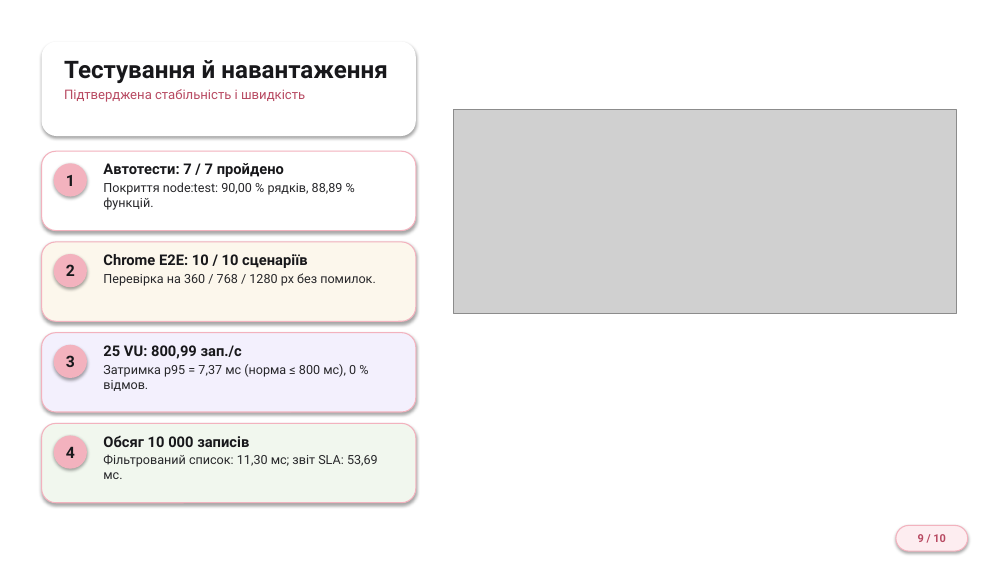
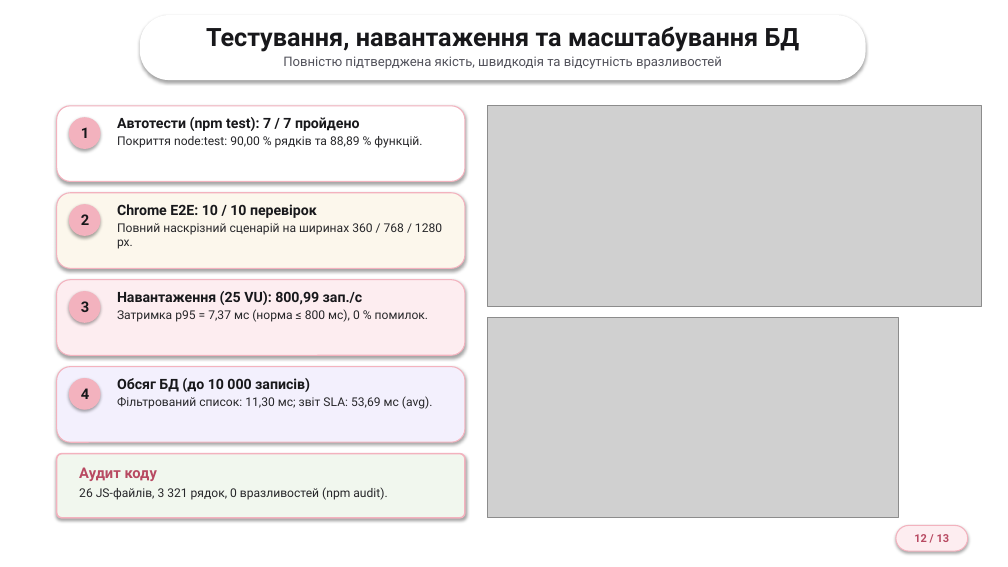
Before and after one commit to Zhyhan245/voltapro-service-inquiries, a slide deck: slide 12 of docs/Презентація_Жиган_Д_О_АІ-245.pptx (slide 9 before the commit). Drawn at 1008x567 pixels with LibreOffice and Linux fonts; fonts in the diff are those of the drawing; grey boxes stand for pictures; background and template pictures are left out. Boxes give left, top, right and bottom in pixels: in the first picture for what was removed or moved away, otherwise in the second. Text is boxed around its words. In the diff, an @@ line names an element or a change of style, - is before the commit and + after.

```diff
--- a/docs/Презентація_Жиган_Д_О_АІ-245.pptx
+++ b/docs/Презентація_Жиган_Д_О_АІ-245.pptx
@@ rounded rectangle added at [140,15,866,80], fill #FFFFFF @@
@@ text added at [206,27,800,69], 12.5 pt, text #52525B @@
+Тестування, навантаження та масштабування БД
+Повністю підтверджена якість, швидкодія та відсутність вразливостей
@@ rounded rectangle removed at [42,42,416,136] @@
@@ text removed at [64,60,387,102] @@
-Тестування й навантаження
-Підтверджена стабільність і швидкість
@@ rounded rectangle: place and size @@
-rounded rectangle at [42,151,416,231]
+rounded rectangle at [57,106,465,181]
@@ ellipse "1": place and size @@
-ellipse "1" at [54,163,87,197]
+ellipse "1" at [69,117,101,149]
@@ text at [117,117,422,148]: text changed; size 12 to 11.5 pt @@
-Автотести: 7 / 7 пройдено
-Покриття node:test: 90,00 % рядків, 88,89 % функцій.
+Автотести (npm test): 7 / 7 пройдено
+Покриття node:test: 90,00 % рядків та 88,89 % функцій.
@@ picture: place and size @@
-picture at [454,110,957,314]
+picture at [488,106,982,306]
@@ rounded rectangle: place and size @@
-rounded rectangle at [42,242,416,321]
+rounded rectangle at [57,193,465,268]
@@ ellipse "2": place and size @@
-ellipse "2" at [54,254,87,287]
+ellipse "2" at [69,204,101,236]
@@ text at [117,204,442,249]: text changed; size 12 to 11.5 pt @@
-Chrome E2E: 10 / 10 сценаріїв
-Перевірка на 360 / 768 / 1280 px без помилок.
+Chrome E2E: 10 / 10 перевірок
+Повний наскрізний сценарій на ширинах 360 / 768 / 1280 px.
@@ rounded rectangle added at [57,280,465,355], fill #FDEDF0, outline #F3B2BE 1 pt @@
@@ ellipse "3": place and size @@
-ellipse "3" at [54,345,87,378]
+ellipse "3" at [69,291,101,323]
@@ text at [117,291,428,322]: text changed; size 12 to 11.5 pt @@
-25 VU: 800,99 зап./с
-Затримка p95 = 7,37 мс (норма ≤ 800 мс), 0 % відмов.
+Навантаження (25 VU): 800,99 зап./с
+Затримка p95 = 7,37 мс (норма ≤ 800 мс), 0 % помилок.
@@ picture added at [488,318,898,518] @@
@@ rounded rectangle: place and size @@
-rounded rectangle at [42,333,416,412]
+rounded rectangle at [57,367,465,442]
@@ size 15 to 14 pt in 4 elements at [69,117,101,149], [69,204,101,236], [69,291,101,323], [69,378,101,410] @@
@@ ellipse "4": place and size @@
-ellipse "4" at [54,436,87,469]
+ellipse "4" at [69,378,101,410]
@@ text at [117,378,433,409]: text changed; size 12 to 11.5 pt @@
-Обсяг 10 000 записів
-Фільтрований список: 11,30 мс; звіт SLA: 53,69 мс.
+Обсяг БД (до 10 000 записів)
+Фільтрований список: 11,30 мс; звіт SLA: 53,69 мс (avg).
@@ rounded rectangle: place and size @@
-rounded rectangle at [42,423,416,503]
+rounded rectangle at [57,454,465,518]
@@ rounded rectangle at [57,454,465,518]: outline #F3B2BE 1 pt to #F3B2BE 1.5 pt; proportions changed @@
@@ text added at [79,467,387,500], 11.5 pt, text #27272A @@
+Аудит коду
+26 JS-файлів, 3 321 рядок, 0 вразливостей (npm audit).
@@ text in rounded rectangle at [914,534,950,542]: text changed @@
-9 / 10
+12 / 13
```
Also in this commit, not shown: 5 other slides changed, 6 slides added, 3 slides removed.
